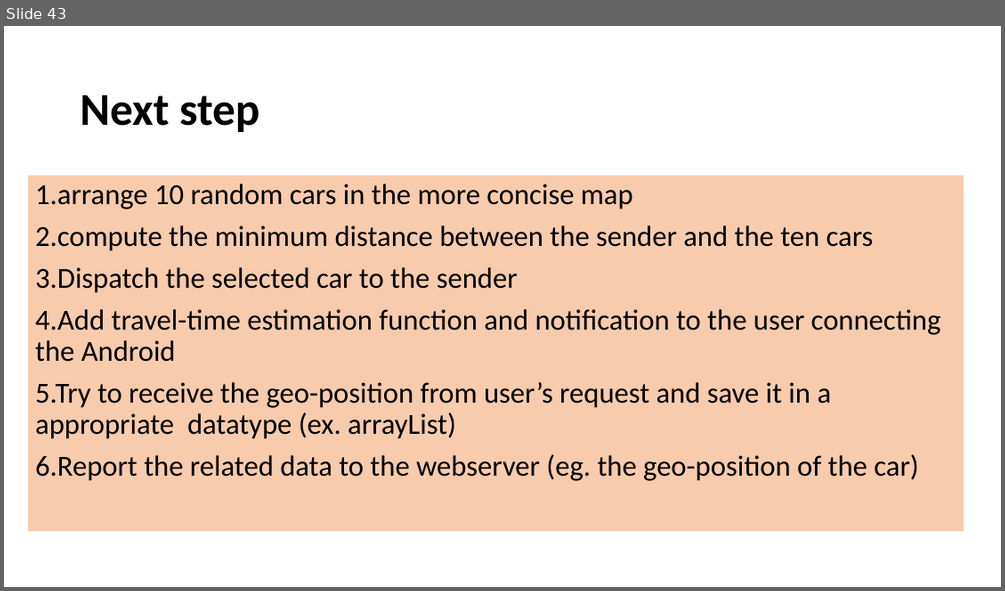
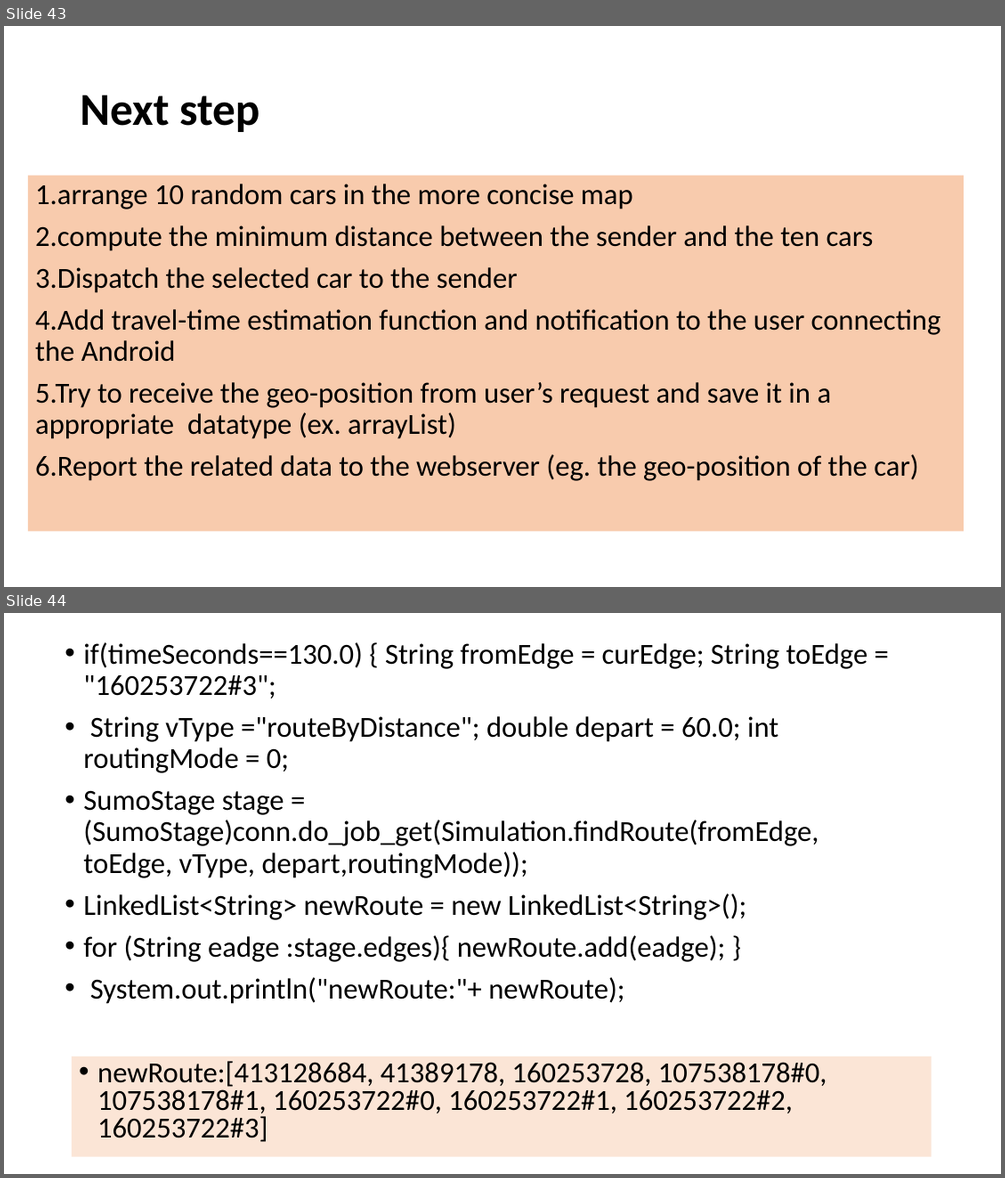
Before and after one commit to YenKang/Smart-Logistics-Plan, a slide deck: eclipse workspace/java_library/sumo_implementation recording.pptx. Shown one above the other, each under a label of ours: slide 43 before the commit, slides 43 and 44 after it. The pictures are 1005x591 and 1005x1178 pixels, drawn with LibreOffice and Linux fonts; fonts in the diff are those of the drawing. Boxes give left, top, right and bottom in pixels: in the first picture for what was removed or moved away, otherwise in the second. Text is boxed around its words. In the diff, an @@ line names an element or a change of style, - is before the commit and + after.

Commit message:
success in setRoute

```diff
--- a/eclipse workspace/java_library/sumo_implementation recording.pptx
+++ b/eclipse workspace/java_library/sumo_implementation recording.pptx
@@ slide 44 added at (x1=4, y1=613, x2=1001, y2=1174), background #FFFFFF @@
@@ text added at (x1=83, y1=642, x2=868, y2=1004), 28 pt, text #000000 @@
+• if(timeSeconds==130.0) { String fromEdge = curEdge; String toEdge = "160253722#3";
+• String vType ="routeByDistance"; double depart = 60.0; int routingMode = 0;
+• SumoStage stage = (SumoStage)conn.do_job_get(Simulation.findRoute(fromEdge, toEdge, vType, depart,routingMode));
+• LinkedList<String> newRoute = new LinkedList<String>();
+• for (String eadge :stage.edges){ newRoute.add(eadge); }
+• System.out.println("newRoute:"+ newRoute);
@@ text added at (x1=72, y1=1056, x2=931, y2=1157), fill #FBE5D6, 28 pt, text #000000 @@
+• newRoute:[413128684, 41389178, 160253728, 107538178#0, 107538178#1, 160253722#0, 160253722#1, 160253722#2, 160253722#3]
```
Also in this commit, not shown: 1 other slide added, 2 other files.
